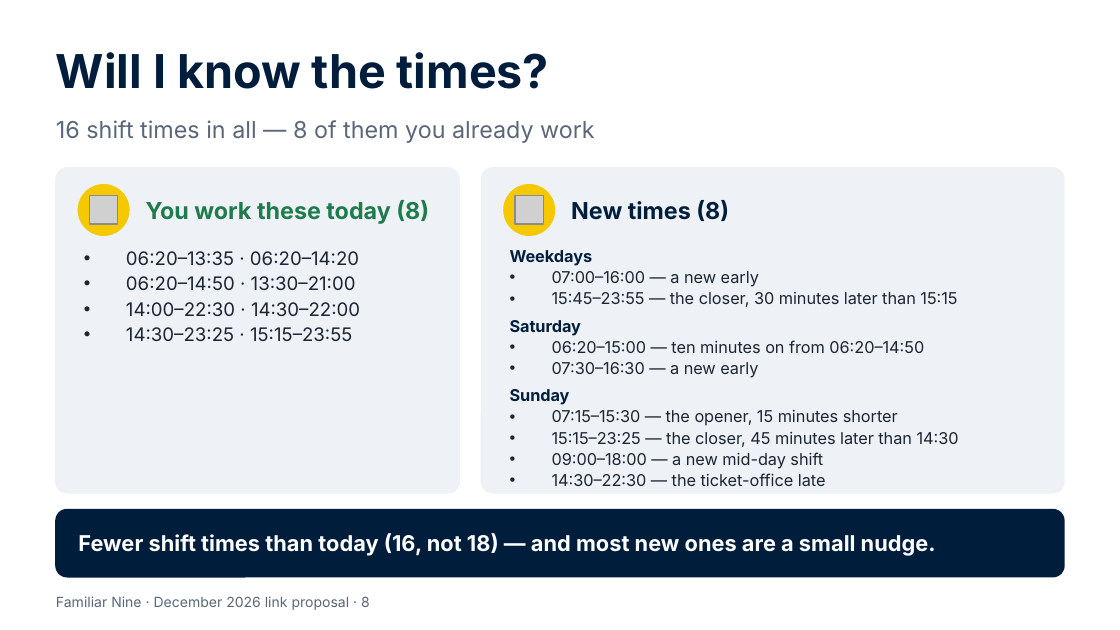
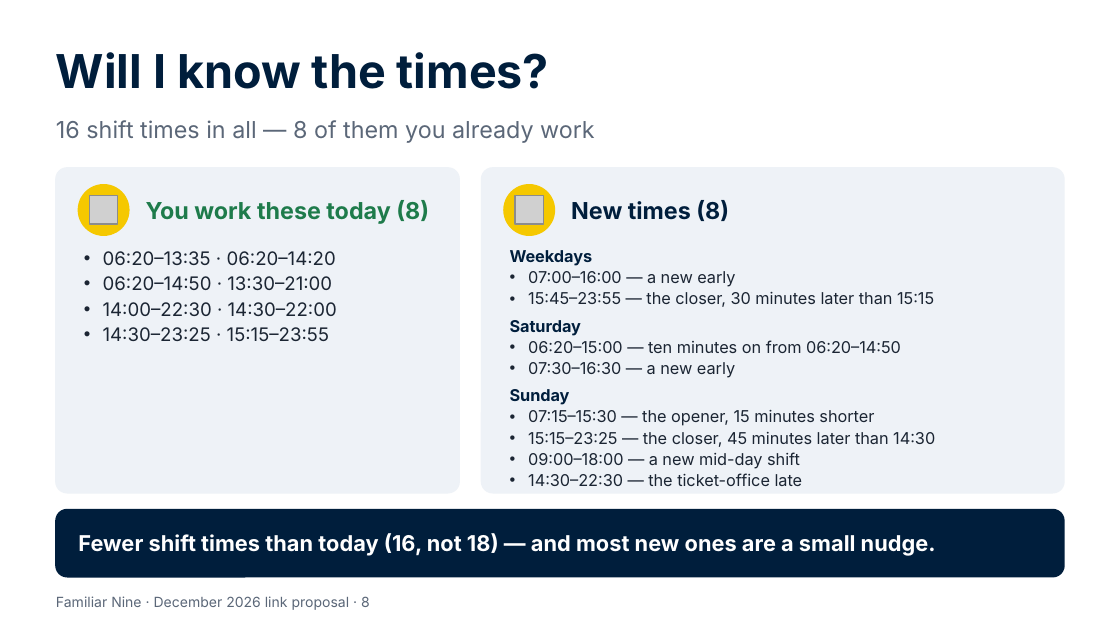
Before and after one commit to Garethdavidmiller/roster-app, a slide deck: slide 8 of docs/proposals/presentations/Familiar-Nine-for-colleagues.pptx. Drawn at 1120x630 pixels with LibreOffice and Linux fonts; fonts in the diff are those of the drawing; grey boxes stand for pictures. Boxes give left, top, right and bottom in pixels: in the first picture for what was removed or moved away, otherwise in the second. Text is boxed around its words. In the diff, an @@ line names an element or a change of style, - is before the commit and + after.

```diff
--- a/docs/proposals/presentations/Familiar-Nine-for-colleagues.pptx
+++ b/docs/proposals/presentations/Familiar-Nine-for-colleagues.pptx
@@ text "06:20–13:35 · 06:20–14:20" at <box>103,251,337,341</box>: indent changed @@
@@ text at <box>528,271,935,486</box>: indent changed @@
```
Also in this commit, not shown: 4 other slides changed, 18 other files.
